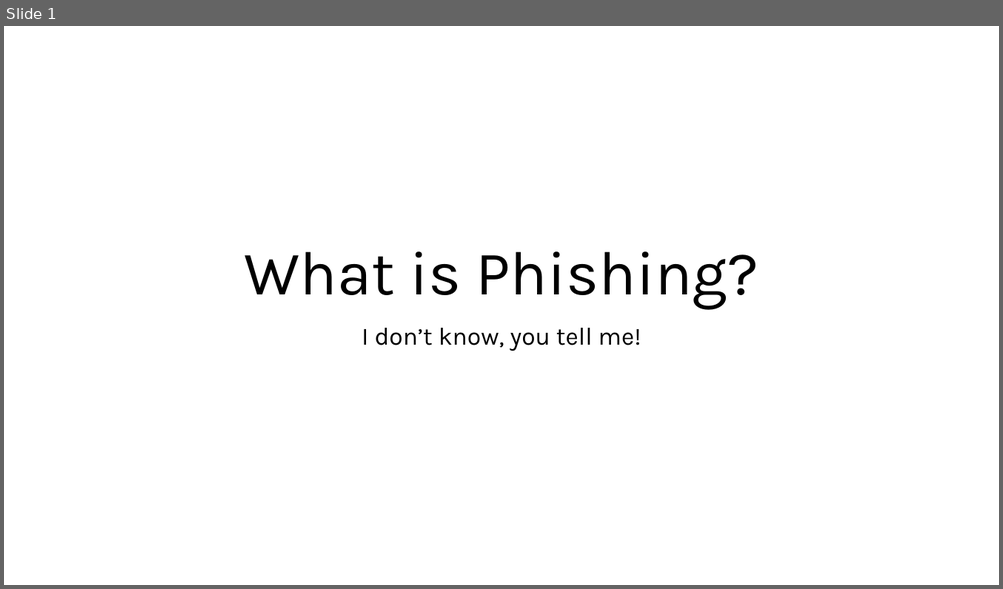
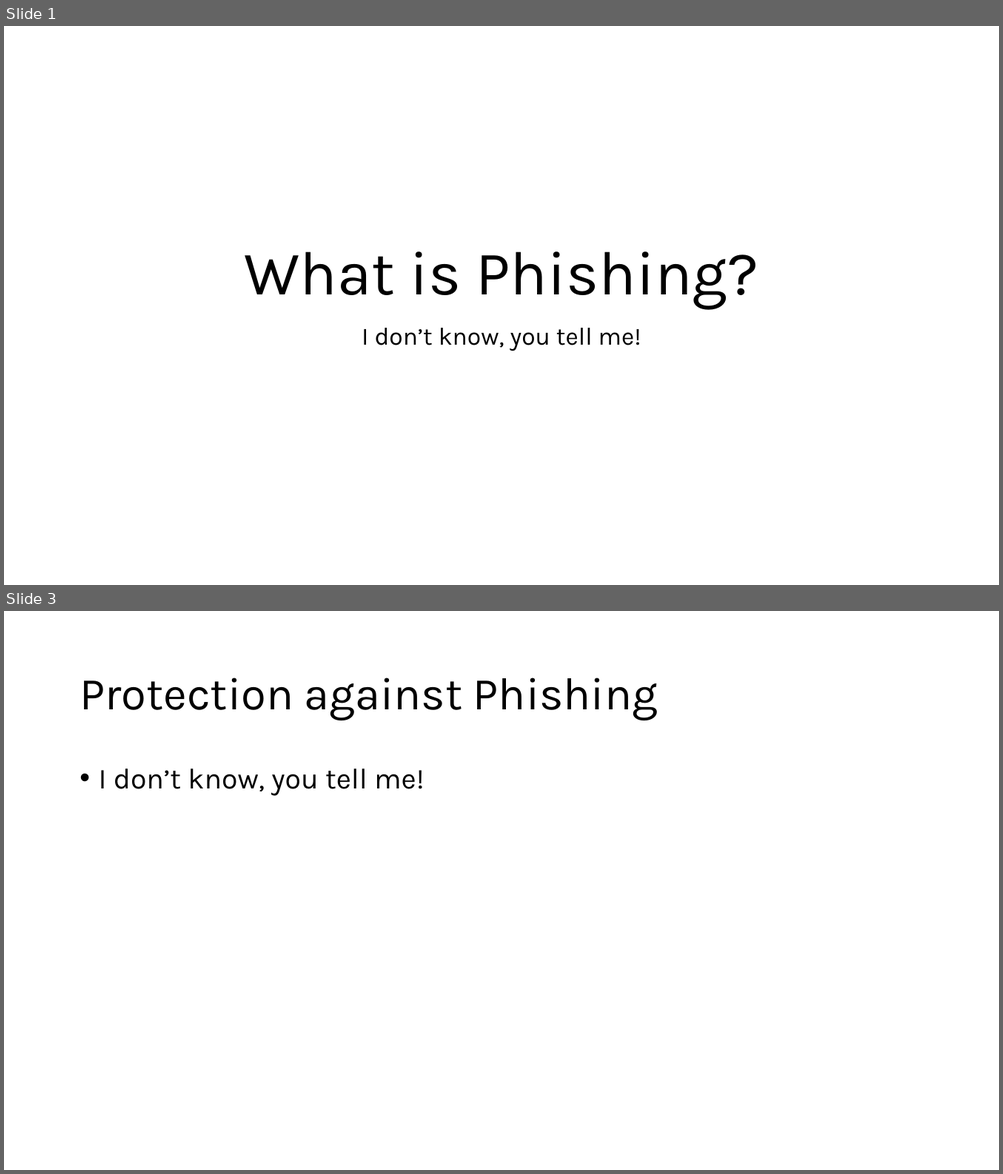
Before and after one commit to zoldyckd/cyberrangers, a slide deck: public/ppt/Phishing.pptx. Shown one above the other, each under a label of ours: slide 1 before the commit, slides 1 and 3 after it; the slides between them are not shown. The pictures are 1003x589 and 1003x1174 pixels, drawn with LibreOffice and Linux fonts; fonts in the diff are those of the drawing. Boxes give left, top, right and bottom in pixels: in the first picture for what was removed or moved away, otherwise in the second. Text is boxed around its words. In the diff, an @@ line names an element or a change of style, - is before the commit and + after.

```diff
--- a/public/ppt/Phishing.pptx
+++ b/public/ppt/Phishing.pptx
@@ slide 3 added at [4,611,999,1170], background #FFFFFF @@
@@ title added at [79,678,657,721], 44 pt, text #000000 @@
+Protection against Phishing
@@ text added at [99,769,424,796], 28 pt, text #000000 @@
+• I don’t know, you tell me!
```
Also in this commit, not shown: 1 other slide added, 2 other files.
